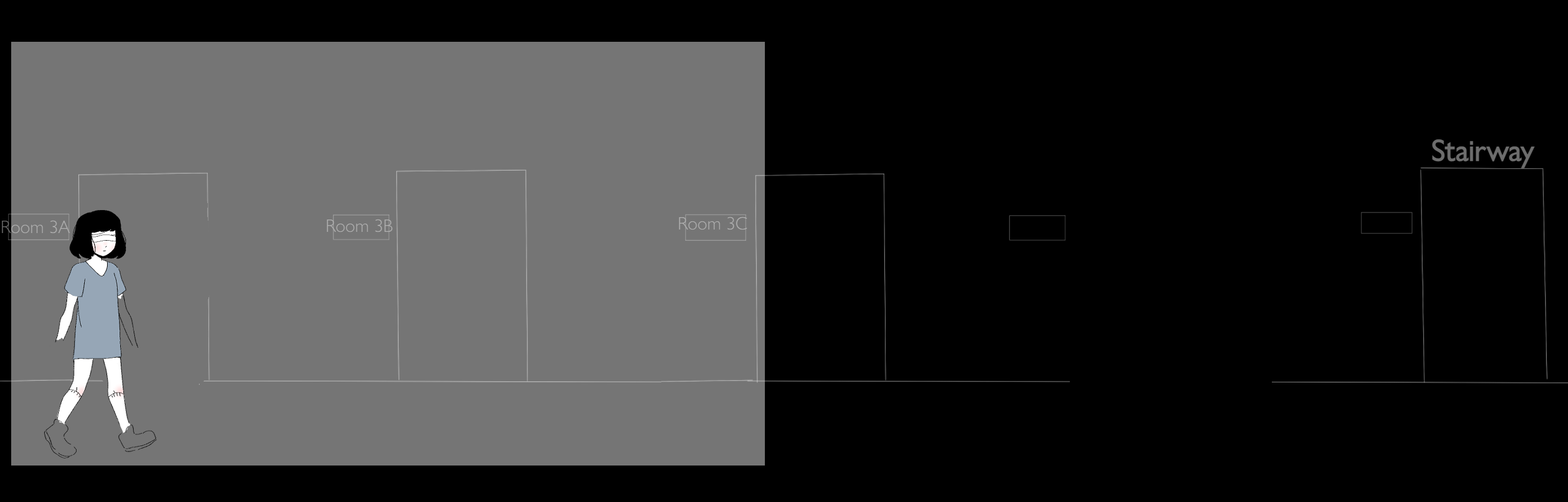
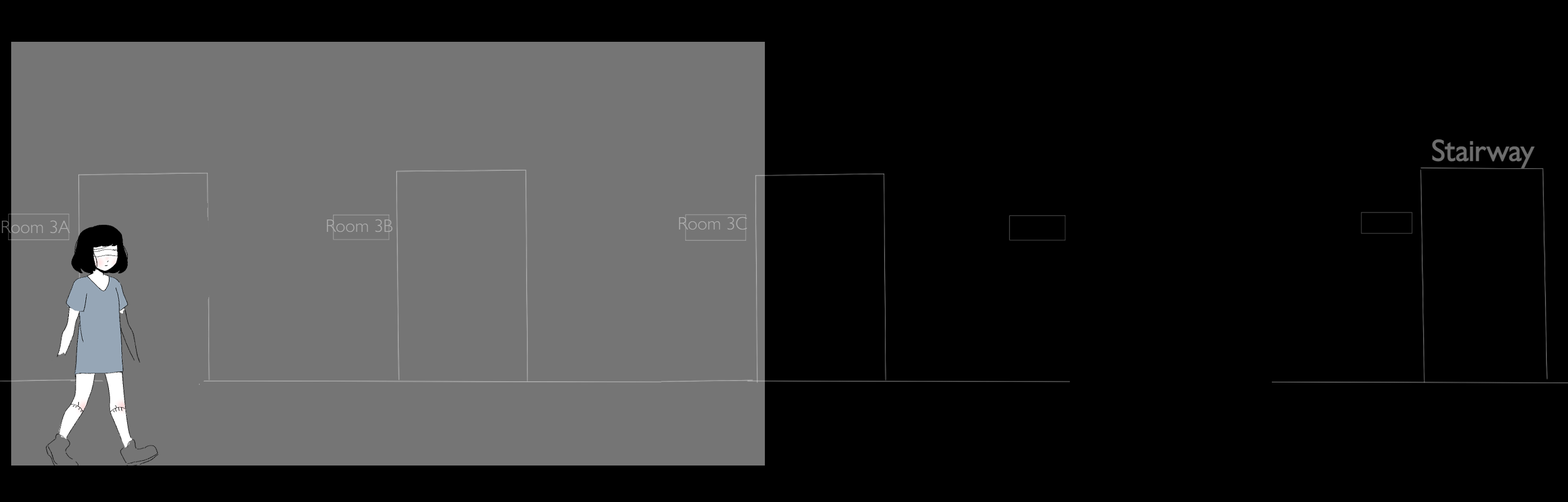
Before/after of a 1568 x 502 layered artwork. What changed in the layer stack:
painted on "Layer 4 Copy" over box(44, 210, 159, 466)
